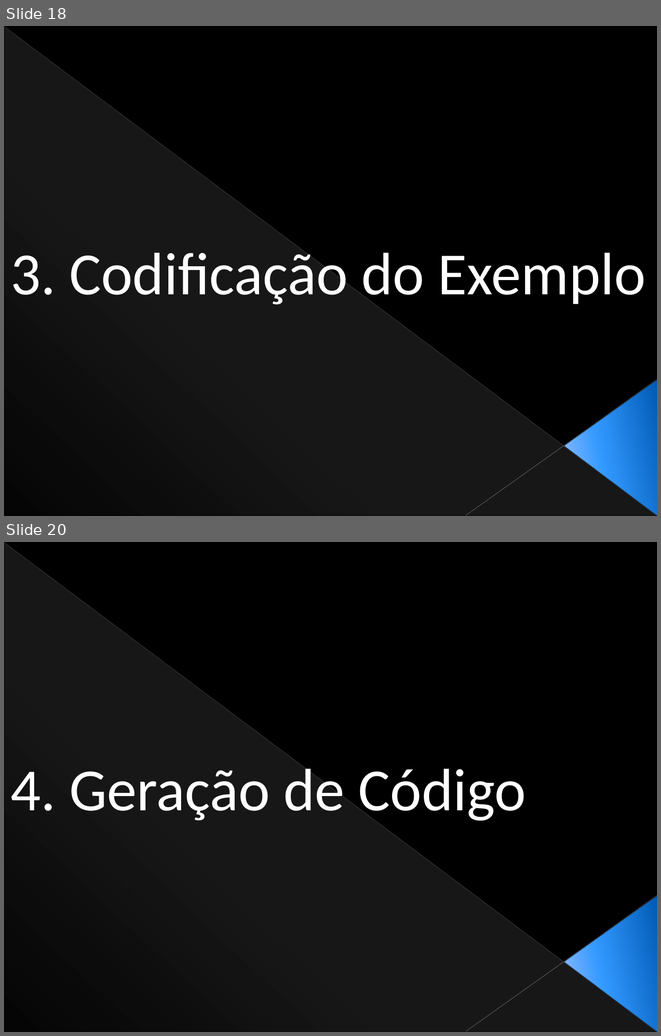
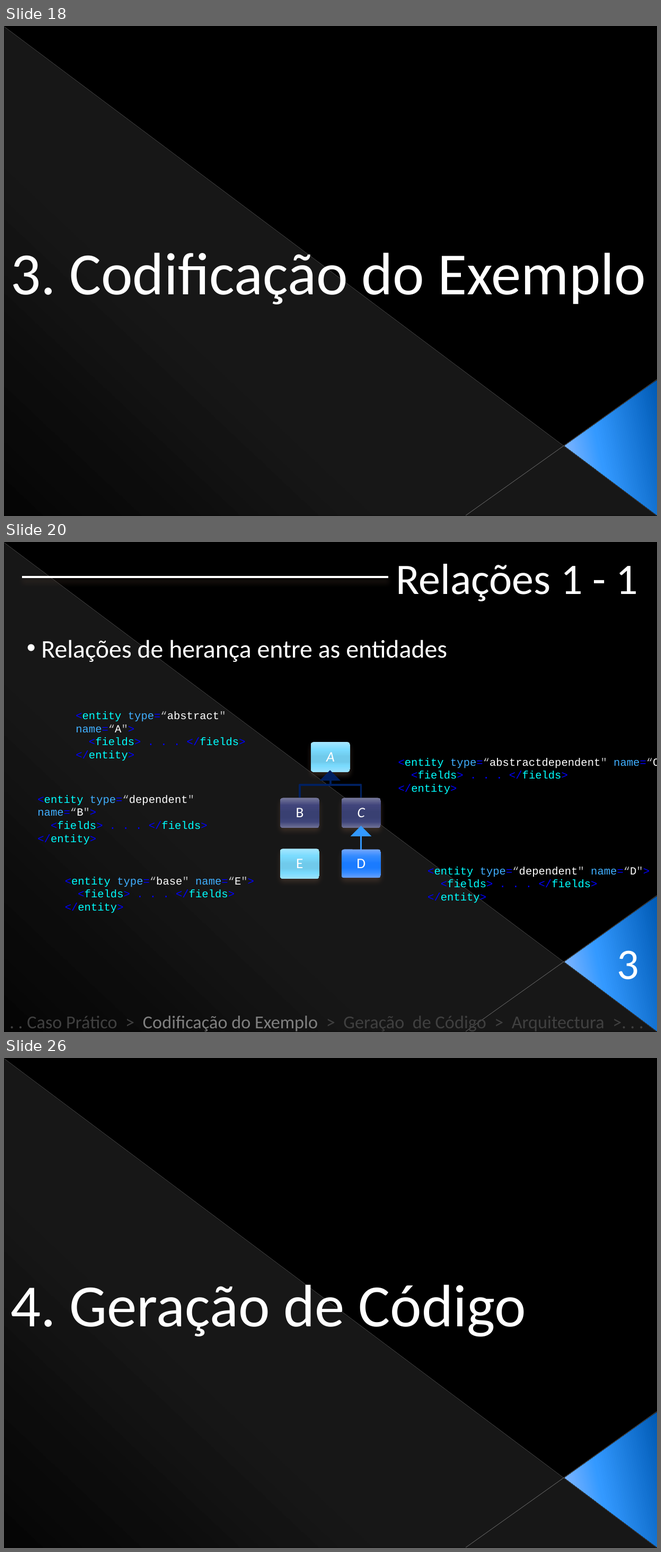
Before and after one commit to Netivski/projectoseminario, a slide deck: Apresentação Final/Presentation Sketch.pptx. Shown one above the other, each under a label of ours: slides 18 and 20 before the commit, slides 18, 20 and 26 after it; the slides between them are not shown. The pictures are 661x1036 and 661x1552 pixels, drawn with LibreOffice and Linux fonts; fonts in the diff are those of the drawing. Boxes give left, top, right and bottom in pixels: in the first picture for what was removed or moved away, otherwise in the second. Text is boxed around its words. In the diff, an @@ line names an element or a change of style, - is before the commit and + after.

```diff
--- a/Apresentação Final/Presentation Sketch.pptx
+++ b/Apresentação Final/Presentation Sketch.pptx
@@ slide 20 added at [4, 542, 657, 1032], background #000000; not listed: 4 template elements that a slide beside it also shows @@
@@ text added at [396, 564, 638, 601], 48 pt, text #FFFFFF @@
+Relações 1 - 1
@@ line added from (389, 578) to (21, 578), #FFFFFF 2 pt @@
@@ text added at [41, 637, 447, 662], 28 pt, text #FFFFFF @@
+• Relações de herança entre as entidades
@@ text added at [76, 712, 246, 761], 12 pt, text #00FFFF @@
+<entity type=“abstract" name=“A">
+<fields> . . . </fields>
+</entity>
@@ text added at [398, 758, 657, 794], 12 pt, text #00FFFF @@
+<entity type=“abstractdependent" name=“C">
+<fields> . . . </fields>
+</entity>
@@ triangle added at [319, 770, 340, 780], fill #002060 @@
@@ text added at [37, 795, 208, 845], 12 pt, text #00FFFF @@
+<entity type=“dependent" name=“B">
+<fields> . . . </fields>
+</entity>
@@ triangle added at [351, 826, 372, 836], fill #3399FF @@
@@ rounded rectangle added at [280, 848, 319, 878], fill gradient #A8E7FF to #7BDBFE to #70CAEC to #7ADAFD to #9BE3FF @@
@@ text added at [296, 858, 303, 868], 16 pt, text #FFFFFF @@
+E
@@ group added at [280, 742, 381, 877]: 4 rounded rectangles, 4 texts, 3 freeform shapes @@
+A
+B
+C
+D
@@ text added at [427, 866, 650, 903], 12 pt, text #00FFFF @@
+<entity type=“dependent" name=“D">
+<fields> . . . </fields>
+</entity>
@@ text added at [65, 876, 254, 913], 12 pt, text #00FFFF @@
+<entity type=“base" name=“E">
+<fields> . . . </fields>
+</entity>
@@ text added at [617, 950, 639, 979], 48 pt, text #FFFFFF @@
+3
@@ text added at [27, 1015, 604, 1031], 20 pt, text #404040 @@
+. . Caso Prático > Codificação do Exemplo > Geração de Código > Arquitectura >. . .
@@ what was slide 20 is now slide 26 @@
```
Also in this commit, not shown: 4 slides changed, 5 other slides added.
